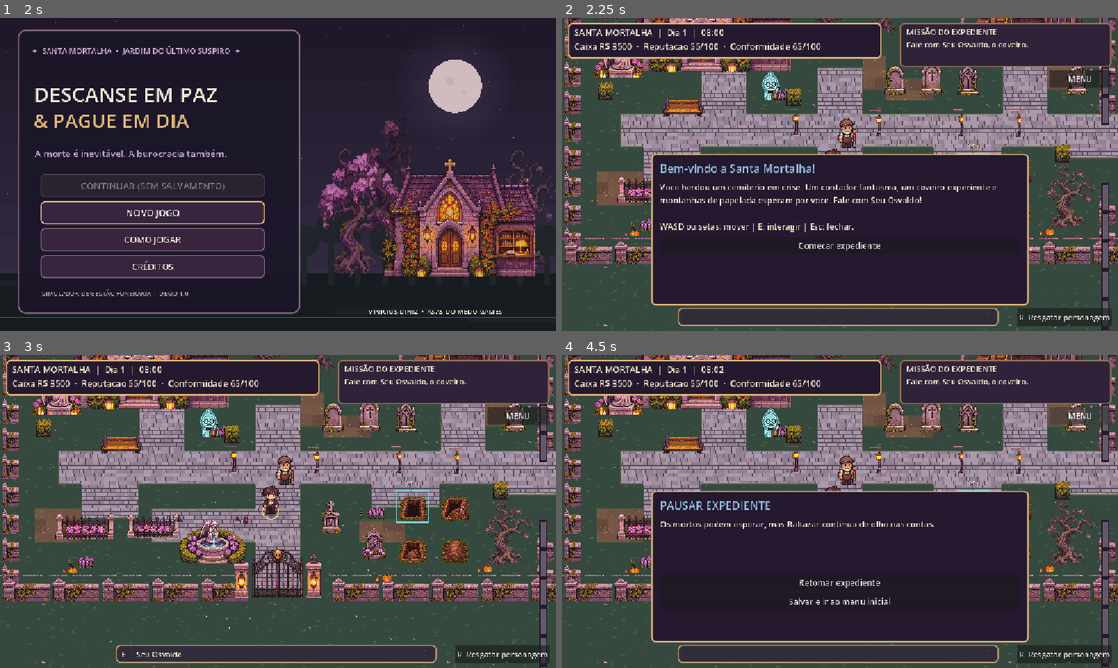
Above: before the commit, frames 1-4 (two rows, left to right).
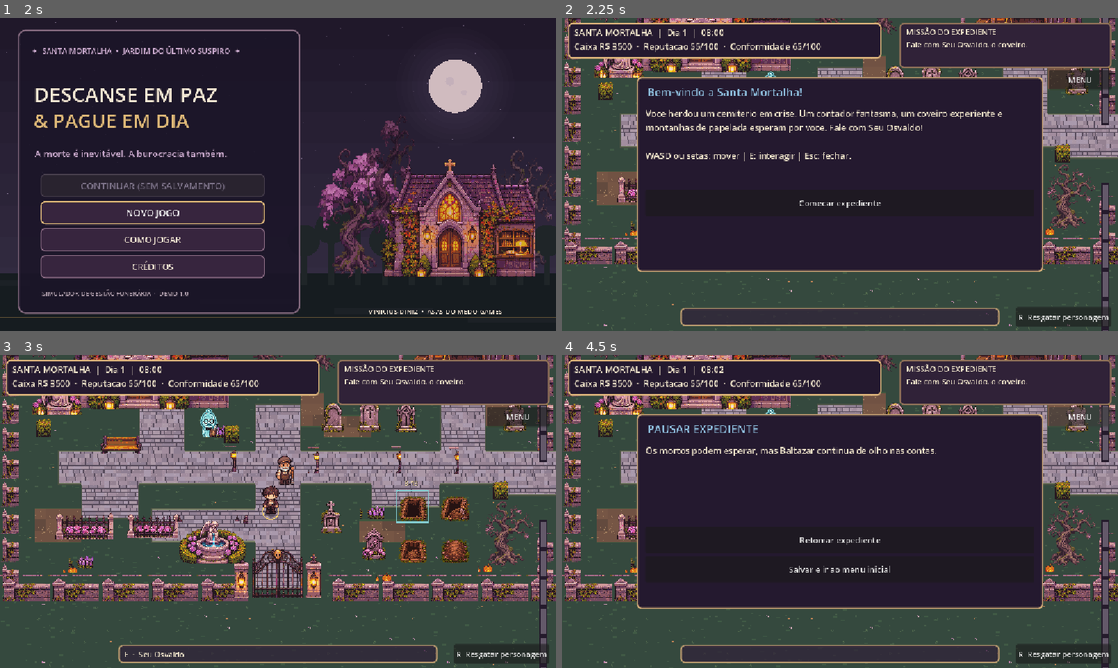
Above: after the commit, the same moments.

Repository: viniciushb104-png/descanse-em-paz
Game: Godot game, scene res://scenes/menu/main_menu.tscn
The game is run twice, just before and just after one commit, with the same random seed, the same clock (stepped at 60 frames per second) and the same inputs.
Inputs:
- Up to frame 1 (2 s): click "COMO JOGAR" at 0.5 s; click "COMO JOGAR" at 1.25 s
- Up to frame 2 (2.25 s): click "NOVO JOGO" at 2 s
- Up to frame 3 (3 s): click "Comecar expediente" at 2.75 s
- Up to frame 4 (4.5 s): click "R Resgatar personagem" at 3.5 s; click "MENU" at 4.25 s

Frame 1 is identical in both runs. In frame 2, 30% of the frame differs, in the area x 13-99%, y 1-99%; in frame 3, 1.0%; in frame 4, 30%.

Commit message:
feat: integrar controles mobile e dialogos com rolagem na Godot

Diff:
--- a/project.godot
+++ b/project.godot
@@ -10,6 +10,8 @@
 window/size/viewport_width=1152
 window/size/viewport_height=648
 window/stretch/mode="canvas_items"
+window/stretch/aspect="keep"
+window/handheld/orientation=0
 
 [rendering]
 renderer/rendering_method="gl_compatibility"
--- a/scripts/main.gd
+++ b/scripts/main.gd
@@ -7,6 +7,7 @@
 const TREE_LAYOUT = preload("res://scripts/world/trees_layout.gd")
 const DISTRICT_LAYOUT = preload("res://scripts/world/district_layout.gd")
 const LEGAL = preload("res://scripts/systems/legal_lessons.gd")
+const MOBILE_HUD = preload("res://scripts/ui/mobile_hud.gd")
 @onready var rooms: Node = $RoomsRuntime
 ## Piso e objetos agora vivem em camadas separadas.
 const PAPER := Color("#f0e5cb")
@@ -55,6 +56,7 @@
 var dialog_title: Label
 var dialog_body: Label
 var options_box: VBoxContainer
+var mobile_hud: Control
 
 func _ready() -> void:
     _build_ui()
@@ -108,6 +110,12 @@
             shortest = distance
             nearest = station
     return nearest
+
+func _open_journal() -> void:
+    if dialogue_open or rooms.changing:
+        return
+    var mission: String = rooms.objective() if stage >= 12 else OBJECTIVES[stage]
+    _show("DIARIO DE SANTA MORTALHA", "Objetivo atual:\n"+mission+"\n\nAtendimentos concluidos: %d/20.\n\nConsulte os atendentes e o Arquivo Legal para estudar cada procedimento. Os valores sao ficticios." % rooms.case_index, [{"text":"Fechar diario","action":"close"}])
 
 func _try_interact() -> void:
     if dialogue_open or rooms.changing:
@@ -387,7 +395,8 @@
     for choice in choices:
         var btn := Button.new()
         btn.text = str(choice["text"])
-        btn.custom_minimum_size = Vector2(0, 34)
+        btn.custom_minimum_size = Vector2(0, 54)
+        btn.autowrap_mode = TextServer.AUTOWRAP_WORD_SMART
         btn.add_theme_font_size_override("font_size", 17)
         btn.pressed.connect(_on_choice.bind(str(choice["action"])))
         options_box.add_child(btn)
@@ -424,8 +433,12 @@
     bar.add_child(status_label)
 
     var mission := Panel.new()
-    mission.position = Vector2(700, 10)
-    mission.size = Vector2(439, 92)
+    mission.anchor_left = 1.0
+    mission.anchor_right = 1.0
+    mission.offset_left = -453.0
+    mission.offset_right = -13.0
+    mission.offset_top = 10.0
+    mission.offset_bottom = 104.0
     mission.add_theme_stylebox_override("panel", _style(Color("#302238"), Color("#917259")))
     mission.mouse_filter = Control.MOUSE_FILTER_IGNORE
     root.add_child(mission)
@@ -439,8 +452,14 @@
     mission.add_child(objective_label)
 
     var tip := Panel.new()
-    tip.position = Vector2(240, 600)
-    tip.size = Vector2(665, 38)
+    tip.anchor_left = 0.5
+    tip.anchor_right = 0.5
+    tip.anchor_top = 1.0
+    tip.anchor_bottom = 1.0
+    tip.offset_left = -331.0
+    tip.offset_right = 331.0
+    tip.offset_top = -48.0
+    tip.offset_bottom = -10.0
     tip.add_theme_stylebox_override("panel", _style(Color("#302238bb"), Color("#b79a6e")))
     tip.mouse_filter = Control.MOUSE_FILTER_IGNORE
     root.add_child(tip)
@@ -453,68 +472,86 @@
     tip.add_child(prompt_label)
 
     dialog_panel = Panel.new()
-    dialog_panel.position = Vector2(185, 281)
-    dialog_panel.size = Vector2(782, 314)
+    dialog_panel.anchor_left = 0.5
+    dialog_panel.anchor_right = 0.5
+    dialog_panel.anchor_top = 0.5
+    dialog_panel.anchor_bottom = 0.5
+    dialog_panel.offset_left = -421.0
+    dialog_panel.offset_right = 421.0
+    dialog_panel.offset_top = -202.0
+    dialog_panel.offset_bottom = 202.0
     dialog_panel.visible = false
     dialog_panel.add_theme_stylebox_override("panel", _style(NIGHT, GOLD))
     root.add_child(dialog_panel)
     dialog_title = Label.new()
-    dialog_title.position = Vector2(18, 14)
-    dialog_title.size = Vector2(744, 36)
+    dialog_title.position = Vector2(22, 15)
+    dialog_title.size = Vector2(798, 40)
     dialog_title.add_theme_font_size_override("font_size", 23)
     dialog_title.add_theme_color_override("font_color", BLUE)
     dialog_panel.add_child(dialog_title)
+    var body_scroll := ScrollContainer.new()
+    body_scroll.name = "BodyScroll"
+    body_scroll.position = Vector2(18, 63)
+    body_scroll.size = Vector2(806, 158)
+    dialog_panel.add_child(body_scroll)
     dialog_body = Label.new()
-    dialog_body.position = Vector2(18, 57)
-    dialog_body.size = Vector2(741, 107)
+    dialog_body.name = "DialogText"
+    dialog_body.custom_minimum_size = Vector2(770, 0)
+    dialog_body.size_flags_horizontal = Control.SIZE_EXPAND_FILL
     dialog_body.autowrap_mode = TextServer.AUTOWRAP_WORD_SMART
-    dialog_body.add_theme_font_size_override("font_size", 17)
+    dialog_body.add_theme_font_size_override("font_size", 18)
     dialog_body.add_theme_color_override("font_color", PAPER)
-    dialog_panel.add_child(dialog_body)
+    body_scroll.add_child(dialog_body)
+    var choices_scroll := ScrollContainer.new()
+    choices_scroll.name = "ChoicesScroll"
+    choices_scroll.position = Vector2(18, 234)
+    choices_scroll.size = Vector2(806, 155)
+    dialog_panel.add_child(choices_scroll)
     options_box = VBoxContainer.new()
-    options_box.position = Vector2(20, 173)
-    options_box.size = Vector2(741, 127)
-    options_box.add_theme_constant_override("separation", 5)
-    dialog_panel.add_child(options_box)
+    options_box.name = "OptionsBox"
+    options_box.custom_minimum_size = Vector2(776, 0)
+    options_box.size_flags_horizontal = Control.SIZE_EXPAND_FILL
+    options_box.add_theme_constant_override("separation", 7)
+    choices_scroll.add_child(options_box)
 
     # Botao de resgate acessivel mesmo se o teclado perder foco.
     var rescue := Button.new()
     rescue.text = "R  Resgatar personagem"
-    rescue.position = Vector2(943, 601)
-    rescue.size = Vector2(195, 37)
+    rescue.anchor_left = 1.0
+    rescue.anchor_right = 1.0
+    rescue.anchor_top = 1.0
+    rescue.anchor_bottom = 1.0
+    rescue.offset_left = -211.0
+    rescue.offset_right = -14.0
+    rescue.offset_top = -49.0
+    rescue.offset_bottom = -9.0
+    rescue.visible = not (OS.has_feature("mobile") or DisplayServer.is_touchscreen_available())
     rescue.pressed.connect(_rescue_player)
     root.add_child(rescue)
     var menu_button := Button.new()
     menu_button.text = "MENU"
-    menu_button.position = Vector2(1010, 108)
-    menu_button.size = Vector2(128, 36)
+    menu_button.anchor_left = 1.0
+    menu_button.anchor_right = 1.0
+    menu_button.offset_left = -143.0
+    menu_button.offset_right = -13.0
+    menu_button.offset_top = 108.0
+    menu_button.offset_bottom = 148.0
+    menu_button.visible = not (OS.has_feature("mobile") or DisplayServer.is_touchscreen_available())
     menu_button.pressed.connect(_open_pause_menu)
     root.add_child(menu_button)
-    if DisplayServer.is_touchscreen_available():
-        _touch_controls(root)
-
-func _touch_controls(root: Control) -> void:
-    var directions := [
-        {"label": "◀", "p": Vector2(17, 546), "d": Vector2.LEFT},
-        {"label": "▲", "p": Vector2(70, 502), "d": Vector2.UP},
-        {"label": "▼", "p": Vector2(70, 546), "d": Vector2.DOWN},
-        {"label": "▶", "p": Vector2(123, 546), "d": Vector2.RIGHT}
-    ]
-    for info in directions:
-        var btn := Button.new()
-        btn.text = str(info["label"])
-        btn.position = info["p"]
-        btn.size = Vector2(49, 40)
-        var direction: Vector2 = info["d"]
-        btn.button_down.connect(func() -> void: player.virtual_direction = direction)
-        btn.button_up.connect(func() -> void: player.virtual_direction = Vector2.ZERO)
-        root.add_child(btn)
-    var interact := Button.new()
-    interact.text = "Interagir"
-    interact.position = Vector2(958, 548)
-    interact.size = Vector2(175, 43)
-    interact.pressed.connect(_try_interact)
-    root.add_child(interact)
+    var touch_layer := CanvasLayer.new()
+    touch_layer.name = "MobileControlsLayer"
+    touch_layer.layer = 8
+    add_child(touch_layer)
+    mobile_hud = MOBILE_HUD.new()
+    mobile_hud.name = "MobileHud"
+    touch_layer.add_child(mobile_hud)
+    mobile_hud.set_anchors_and_offsets_preset(Control.PRESET_FULL_RECT)
+    mobile_hud.connect("direction_changed",func(value: Vector2) -> void: player.virtual_direction = value)
+    mobile_hud.connect("interact_requested",_try_interact)
+    mobile_hud.connect("menu_requested",_open_pause_menu)
+    mobile_hud.connect("journal_requested",_open_journal)
+    mobile_hud.call("set_playable",not dialogue_open and not rooms.changing)
 
 func _refresh_ui() -> void:
     if status_label == null:
@@ -522,6 +559,8 @@
     var minutes: int = int(clock_minutes)
     status_label.text = "SANTA MORTALHA  |  Dia %d  |  %02d:%02d\nCaixa R$ %d  ·  Reputacao %d/100  ·  Conformidade %d/100" % [day, int(minutes / 60.0), minutes % 60, money, reputation, compliance]
     objective_label.text = "MISSÃO DO EXPEDIENTE\n" + (rooms.objective() if stage >= 12 else OBJECTIVES[stage])
+    if mobile_hud != null:
+        mobile_hud.call("set_playable",not dialogue_open and not rooms.changing)
     if dialogue_open:
         prompt_label.text = ""
     elif not rescue_notice.is_empty():
--- a/scripts/ui/mobile_hud.gd
+++ b/scripts/ui/mobile_hud.gd
@@ -74,5 +74,5 @@
 
 func _sync_visibility() -> void:
     visible = touch_enabled and allowed_to_move
-    if not visible and joystick != null and (joystick.direction as Vector2).length_squared()>0.0:
-        joystick.reset()
+    if not visible and joystick != null:
+        joystick.call("reset")
--- a/tests/mobile_smoke.gd
+++ b/tests/mobile_smoke.gd
@@ -13,19 +13,19 @@
         push_error("HUD touch nao criada")
         quit(111)
         return
-    hud.set_touch_preview(true)
-    hud.set_playable(true)
+    hud.call("set_touch_preview",true)
+    hud.call("set_playable",true)
     if not hud.visible or not hud.has_node("Joystick"):
         push_error("Joystick touch nao apareceu")
         quit(112)
         return
     var stick: Control = hud.get_node("Joystick")
-    stick._set_direction(Vector2(180,94))
+    stick.call("_set_direction",Vector2(180,94))
     if game.player.virtual_direction.x < 0.5:
         push_error("Joystick nao transmite movimento ao personagem")
         quit(113)
         return
-    stick.reset()
+    stick.call("reset")
     if game.player.virtual_direction.length_squared() > 0.0:
         push_error("Joystick nao solta o controle")
         quit(114)
